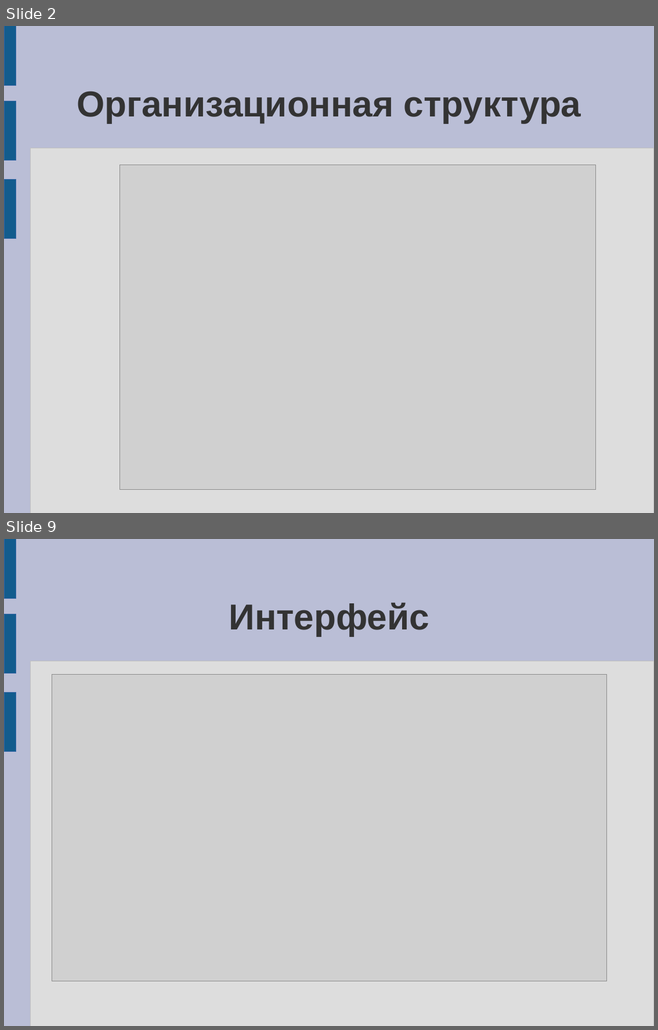
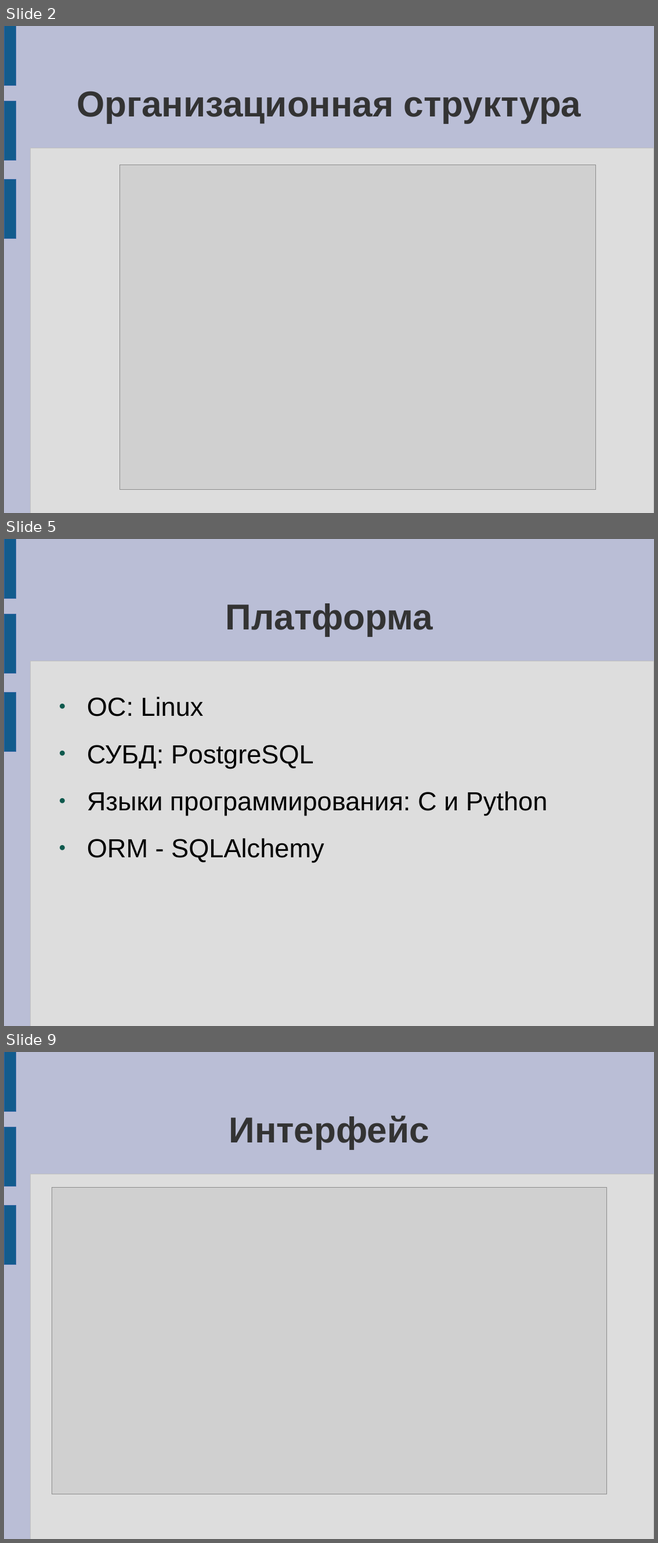
Before and after one commit to savant2212/dav_diploma, a slide deck: doc/dpl/presentation.odp. Shown one above the other, each under a label of ours: slides 2 and 9 before the commit, slides 2, 5 and 9 after it; the slides between them are not shown. The pictures are 658x1030 and 658x1543 pixels, drawn with LibreOffice and Linux fonts; fonts in the diff are those of the drawing; grey boxes stand for pictures. Boxes give left, top, right and bottom in pixels: in the first picture for what was removed or moved away, otherwise in the second. Text is boxed around its words. In the diff, an @@ line names an element or a change of style, - is before the commit and + after.

```diff
--- a/doc/dpl/presentation.odp
+++ b/doc/dpl/presentation.odp
@@ slide 5 added at [4, 539, 654, 1026], background #BABED6; not listed: 4 template elements that a slide beside it also shows @@
@@ title added at [226, 603, 433, 636], 44 pt, text #333333, bold @@
+Платформа
@@ text added at [87, 697, 547, 863], 32 pt, text #000000 @@
+● ОС: Linux
+● СУБД: PostgreSQL
+● Языки программирования: C и Python
+● ORM - SQLAlchemy
```
Also in this commit, not shown: 2 slides changed, 4 other slides added, 5 slides removed, 6 other files.
